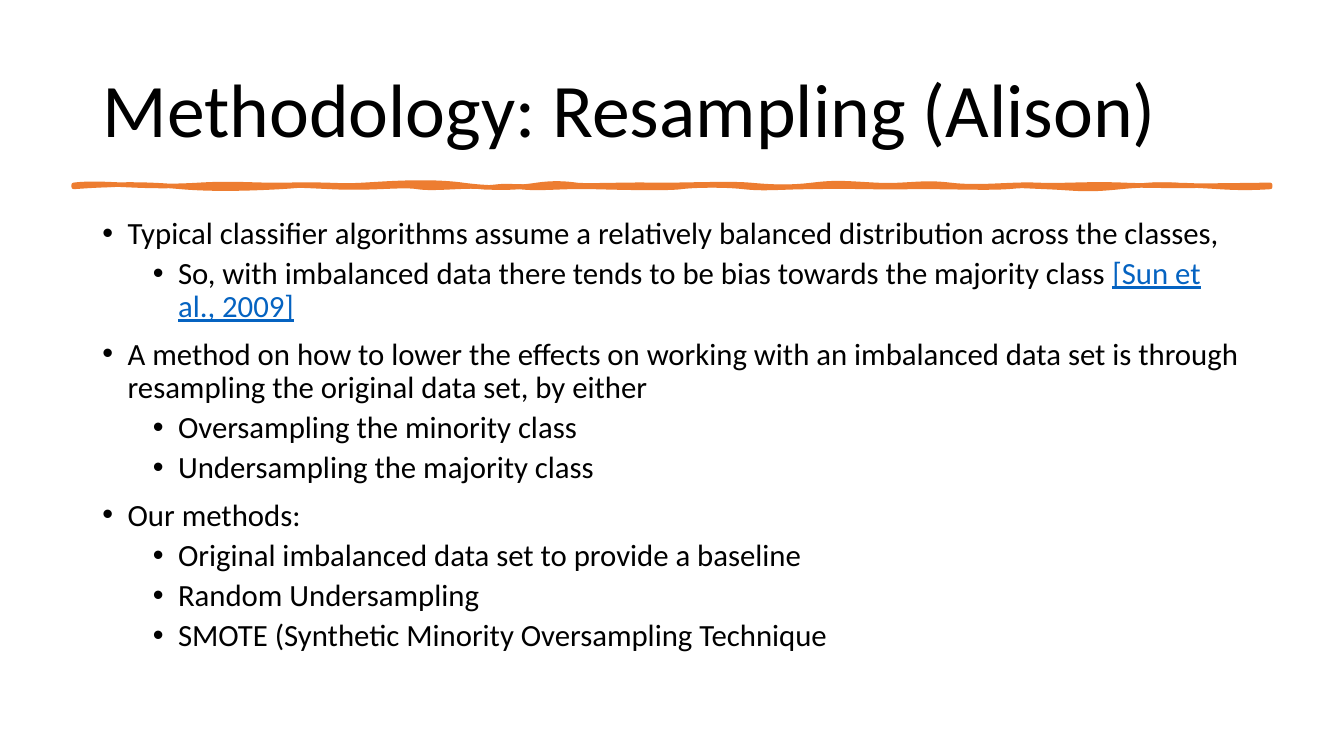
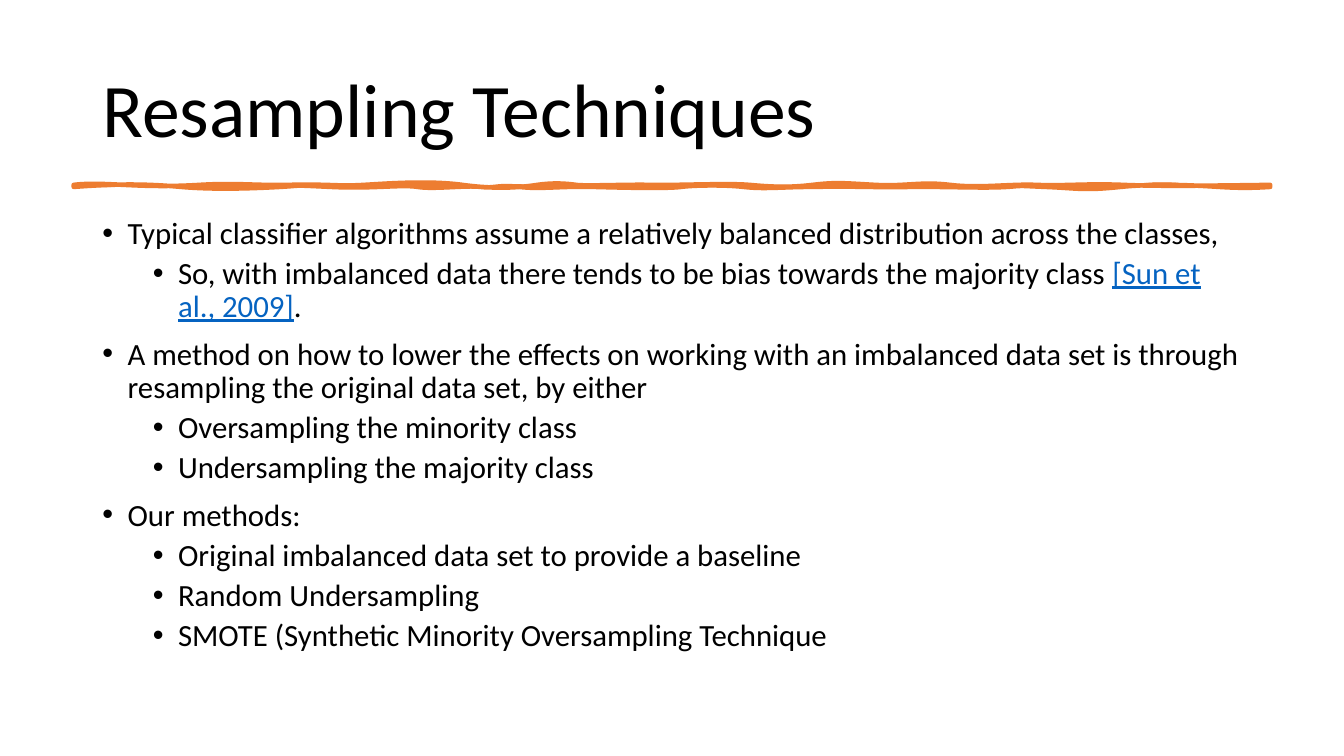
Before and after one commit to earobinson95/Statistical-Learning-Project-UNL-STAT983, a slide deck: slide 5 of presentation/final-presentation.pptx. Drawn at 1344x756 pixels with LibreOffice and Linux fonts; fonts in the diff are those of the drawing. Boxes give left, top, right and bottom in pixels: in the first picture for what was removed or moved away, otherwise in the second. Text is boxed around its words. In the diff, an @@ line names an element or a change of style, - is before the commit and + after.

```diff
--- a/presentation/final-presentation.pptx
+++ b/presentation/final-presentation.pptx
@@ title at (102, 84, 815, 150): text changed @@
-Methodology: Resampling (Alison)
+Resampling Techniques
@@ text at (178, 261, 1200, 322): text changed @@
-  • So, with imbalanced data there tends to be bias towards the majority class [Sun et al., 2009]
+  • So, with imbalanced data there tends to be bias towards the majority class [Sun et al., 2009].
```
Also in this commit, not shown: 8 other slides changed.
